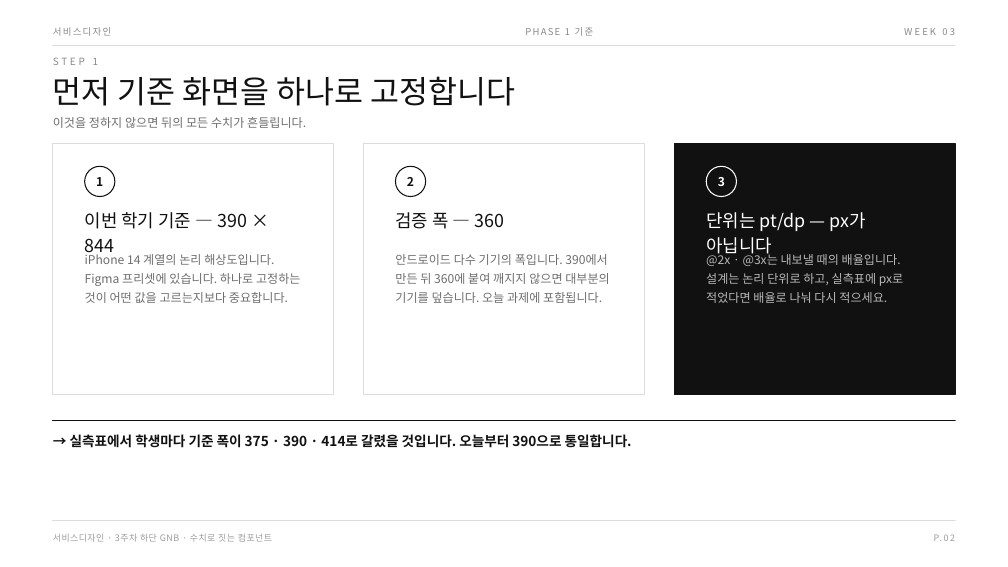
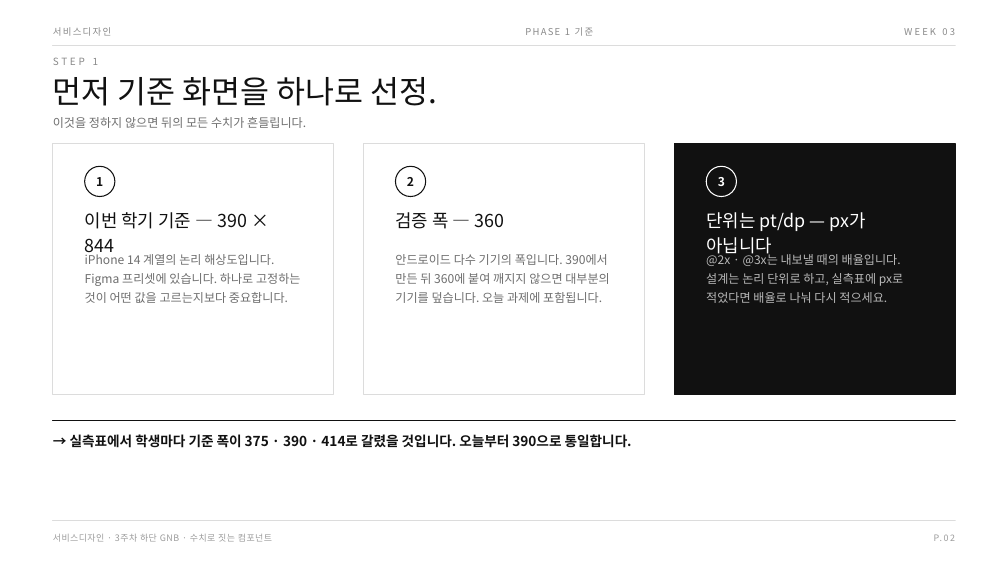
Before and after one commit to design-eng/MIN.D, a slide deck: slide 5 of dist/weeks-2학기/서비스디자인_2학기_03주차_GNB컴포넌트.pptx. Drawn at 1008x567 pixels with LibreOffice and Linux fonts; fonts in the diff are those of the drawing. Boxes give left, top, right and bottom in pixels: in the first picture for what was removed or moved away, otherwise in the second. Text is boxed around its words. In the diff, an @@ line names an element or a change of style, - is before the commit and + after.

```diff
--- a/dist/weeks-2학기/서비스디자인_2학기_03주차_GNB컴포넌트.pptx
+++ b/dist/weeks-2학기/서비스디자인_2학기_03주차_GNB컴포넌트.pptx
@@ text at (x1=53, y1=77, x2=438, y2=106): text changed @@
-먼저 기준 화면을 하나로 고정합니다
+먼저 기준 화면을 하나로 선정.
```
Also in this commit, not shown: 10 other slides changed, 2 slides added, 1 slide removed, 6 other files.
